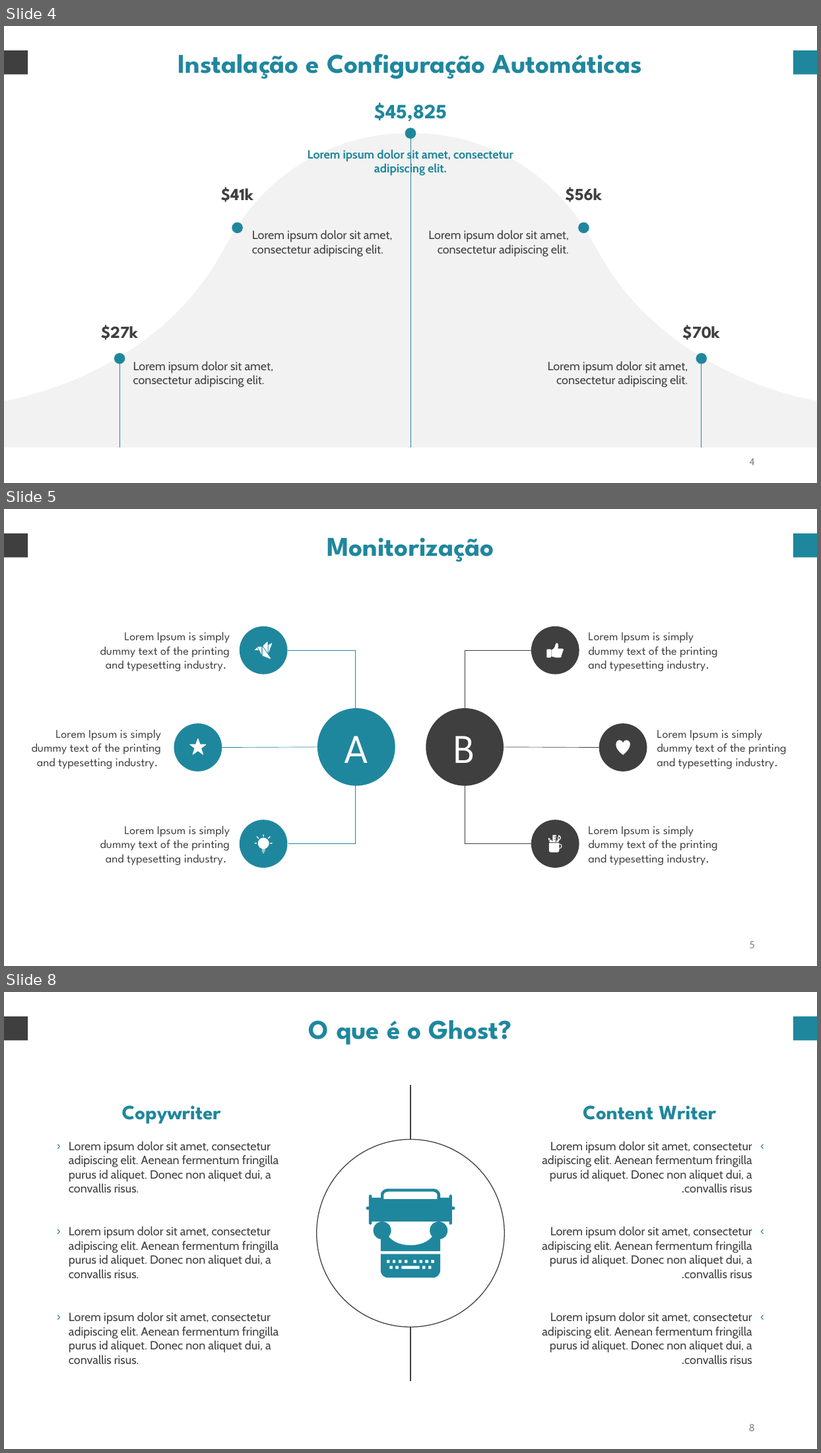
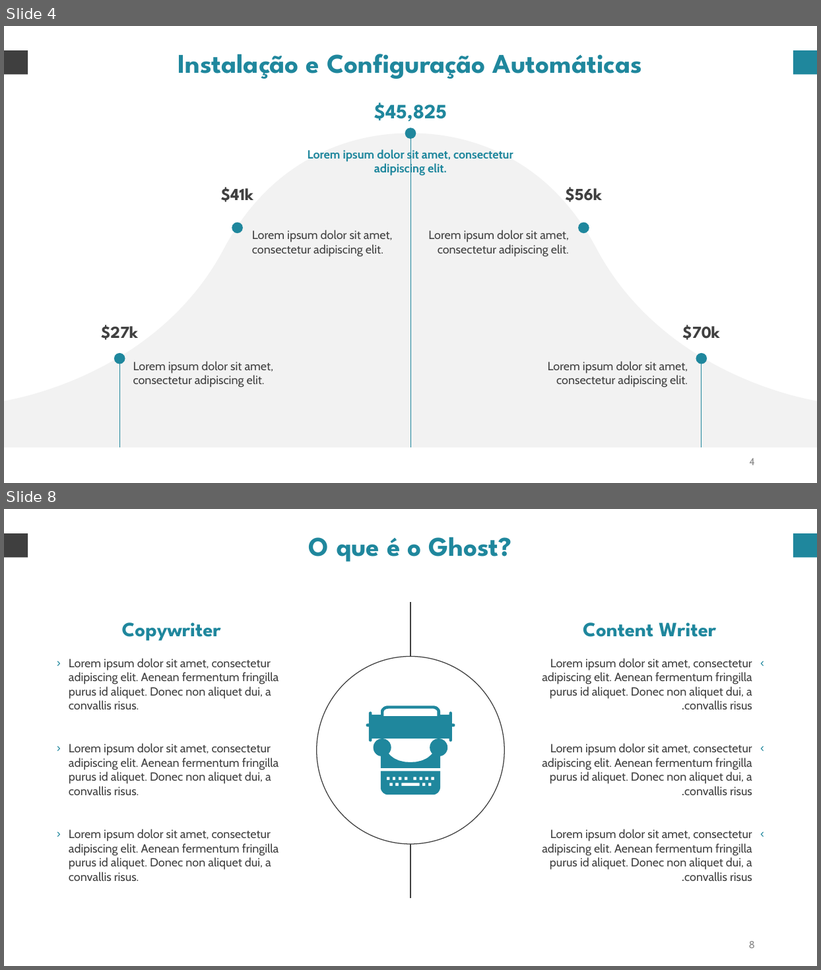
Before and after one commit to danielsf97/ghost-deployment, a slide deck: wps/Apresentacao.pptx. Shown one above the other, each under a label of ours: slides 4, 5 and 8 before the commit, slides 4 and 8 after it; the slides between them are not shown. The pictures are 821x1453 and 821x970 pixels, drawn with LibreOffice and Linux fonts; fonts in the diff are those of the drawing. Boxes give left, top, right and bottom in pixels: in the first picture for what was removed or moved away, otherwise in the second. Text is boxed around its words. In the diff, an @@ line names an element or a change of style, - is before the commit and + after.

```diff
--- a/wps/Apresentacao.pptx
+++ b/wps/Apresentacao.pptx
@@ slide 5 removed at bbox=[4, 509, 817, 966], background #FFFFFF @@
@@ rectangle removed at bbox=[4, 533, 28, 557] @@
@@ text removed at bbox=[327, 537, 494, 562] @@
-Monitorização
@@ rectangle removed at bbox=[793, 533, 817, 557] @@
@@ text removed at bbox=[100, 632, 230, 671] @@
-Lorem Ipsum is simply dummy text of the printing and typesetting industry.
@@ text removed at bbox=[588, 632, 718, 671] @@
-Lorem Ipsum is simply dummy text of the printing and typesetting industry.
@@ elbow line removed from (288, 650) to (288, 844) @@
@@ elbow line removed from (532, 650) to (531, 844) @@
@@ ellipse removed at bbox=[318, 708, 395, 786] @@
-A
@@ ellipse removed at bbox=[426, 708, 504, 786] @@
-B
@@ text removed at bbox=[32, 729, 161, 769] @@
-Lorem Ipsum is simply dummy text of the printing and typesetting industry.
@@ text removed at bbox=[657, 729, 787, 769] @@
-Lorem Ipsum is simply dummy text of the printing and typesetting industry.
@@ line removed from (222, 747) to (318, 747) @@
@@ double arrow removed from (399, 747) to (422, 747) @@
@@ line removed from (504, 747) to (599, 747) @@
@@ text removed at bbox=[100, 826, 230, 865] @@
-Lorem Ipsum is simply dummy text of the printing and typesetting industry.
@@ group removed at bbox=[174, 626, 648, 868]: 21 freeform shapes, 6 ellipses @@
@@ text removed at bbox=[588, 826, 718, 865] @@
-Lorem Ipsum is simply dummy text of the printing and typesetting industry.
@@ page number removed at bbox=[750, 941, 755, 949] @@
-5
```
Also in this commit, not shown: 2 slides changed, 1 slide added.
